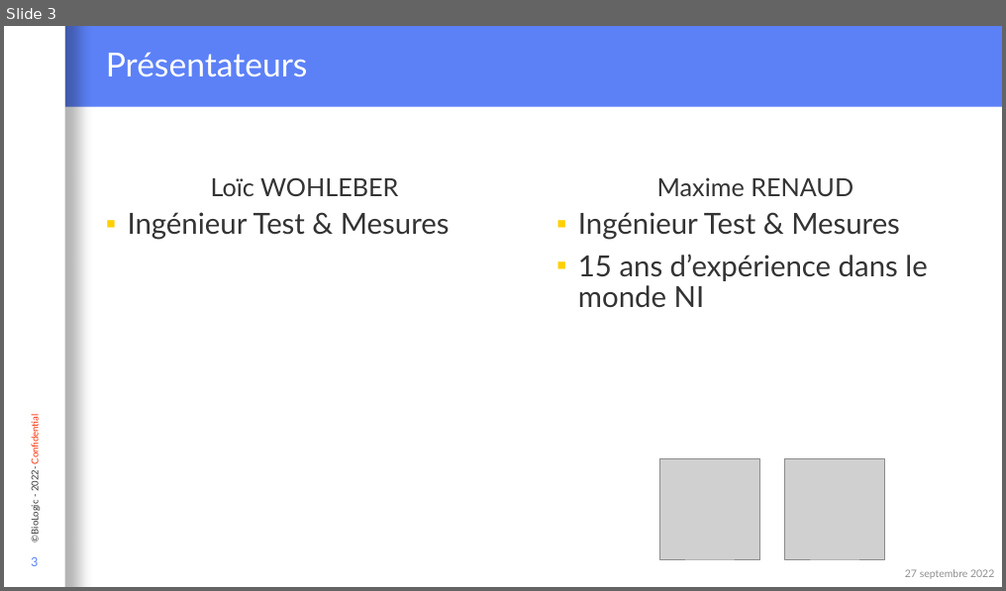
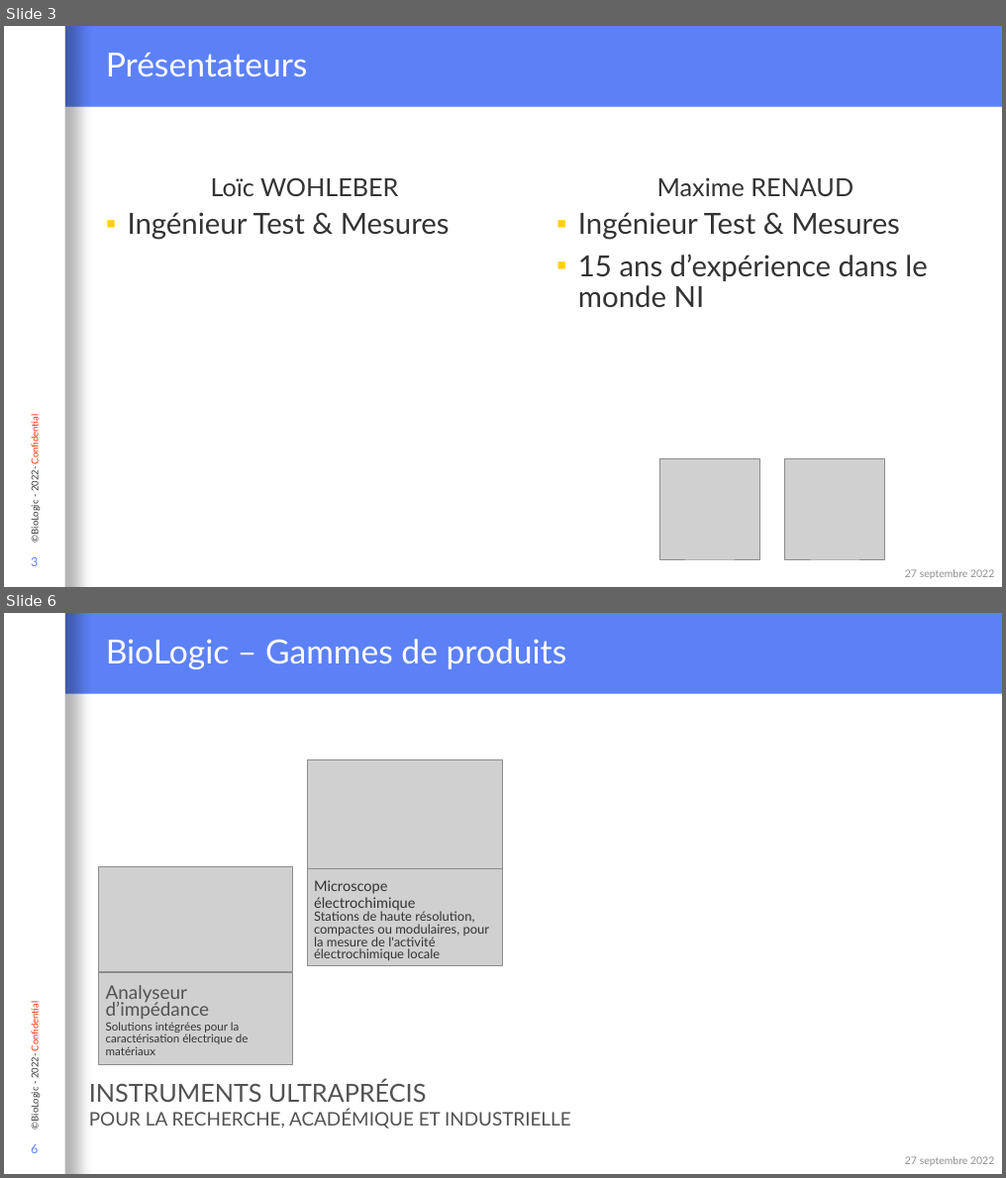
Before and after one commit to Loysse/PostLVUserEvent_Demo, a slide deck: Interaction événementielle entre du code C et LabVIEW.pptx. Shown one above the other, each under a label of ours: slide 3 before the commit, slides 3 and 6 after it; the slides between them are not shown. The pictures are 1006x591 and 1006x1178 pixels, drawn with LibreOffice and Linux fonts; fonts in the diff are those of the drawing; grey boxes stand for pictures; background and template pictures are left out. Boxes give left, top, right and bottom in pixels: in the first picture for what was removed or moved away, otherwise in the second. Text is boxed around its words. In the diff, an @@ line names an element or a change of style, - is before the commit and + after.

Commit message:
MAJ Slide BioLogic

```diff
--- a/Interaction événementielle entre du code C et LabVIEW.pptx
+++ b/Interaction événementielle entre du code C et LabVIEW.pptx
@@ slide 6 added at (4, 613, 1002, 1174), background #FFFFFF; not listed: 3 template elements that a slide beside it also shows @@
@@ title added at (106, 639, 567, 669), 32 pt, text #FFFFFF @@
+BioLogic – Gammes de produits
@@ picture added at (307, 760, 502, 869) @@
@@ picture added at (98, 867, 293, 972) @@
@@ picture added at (307, 869, 502, 965) @@
@@ text added at (314, 880, 490, 960), 12.4 pt, text #333333 @@
+Microscope électrochimique
+Stations de haute résolution, compactes ou modulaires, pour la mesure de l'activité électrochimique locale
@@ picture added at (98, 973, 293, 1064) @@
@@ text added at (106, 985, 249, 1056), 11 pt, text #333333 @@
+Analyseur d’impédance
+Solutions intégrées pour la
+caractérisation électrique de
+matériaux
@@ text added at (89, 1080, 571, 1129), 18 pt, text #525252 @@
+INSTRUMENTS ULTRAPRÉCIS
+POUR LA RECHERCHE, ACADÉMIQUE ET INDUSTRIELLE
@@ page number added at (31, 1145, 38, 1154), 12 pt, text #5C81F7 @@
+6
@@ text added at (905, 1157, 994, 1166), 10 pt, text #8F8F8F @@
+27 septembre 2022
```
Also in this commit, not shown: 3 slides changed, 5 other slides added.
